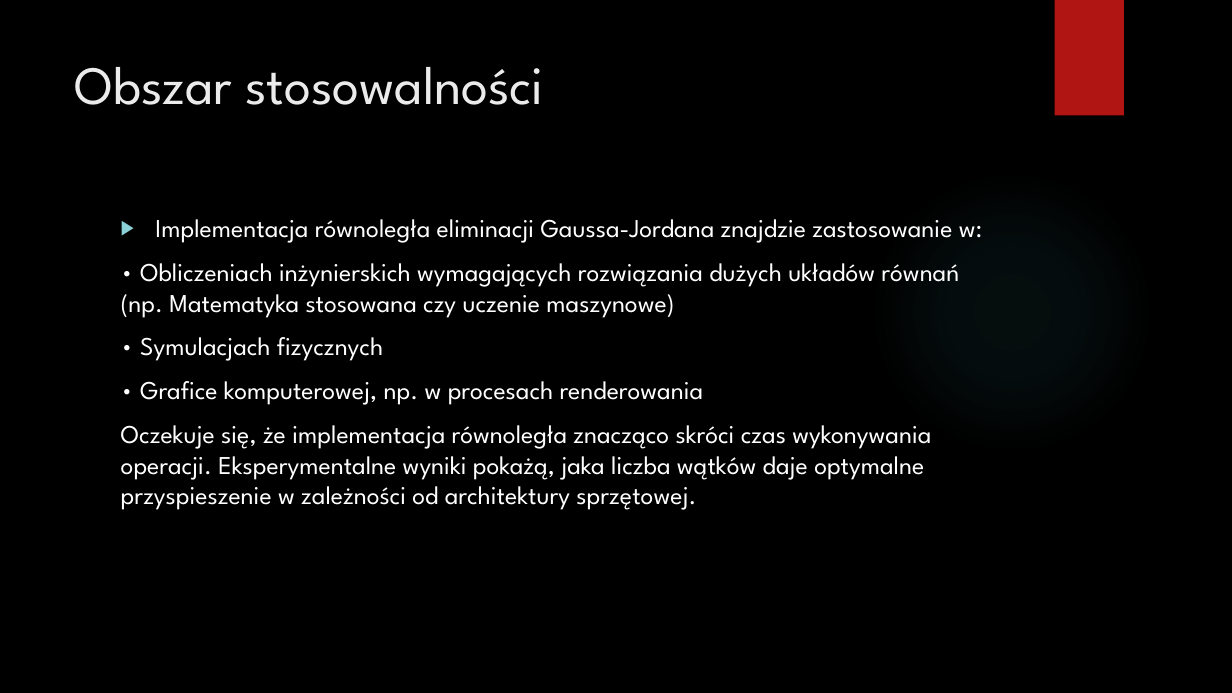
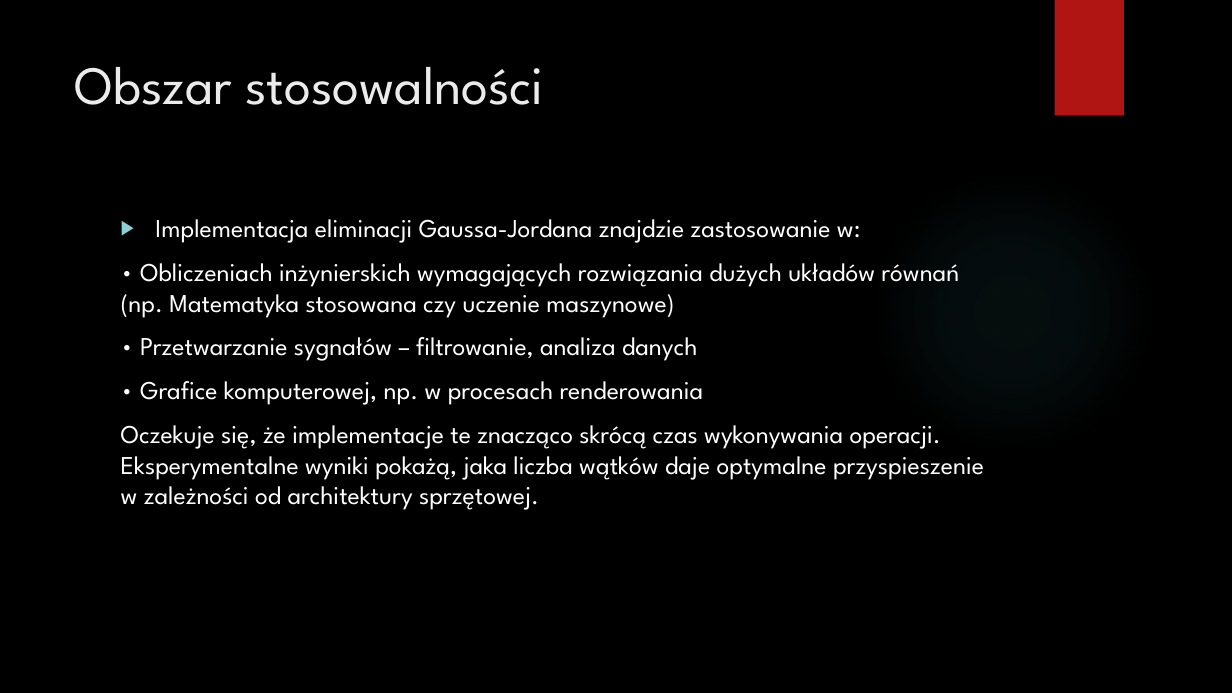
Before and after one commit to DawidGarncarek/Studia-Stopien-II, a slide deck: slide 4 of Semestr 2/Programowanie współbieżne i rozproszone/Projekt_wykład/Prezentacja_cz1.pptx (slide 3 before the commit). Drawn at 1232x693 pixels with LibreOffice and Linux fonts; fonts in the diff are those of the drawing; background and template pictures are left out. Boxes give left, top, right and bottom in pixels: in the first picture for what was removed or moved away, otherwise in the second. Text is boxed around its words. In the diff, an @@ line names an element or a change of style, - is before the commit and + after.

```diff
--- a/Semestr 2/Programowanie współbieżne i rozproszone/Projekt_wykład/Prezentacja_cz1.pptx
+++ b/Semestr 2/Programowanie współbieżne i rozproszone/Projekt_wykład/Prezentacja_cz1.pptx
@@ text at (155,219,860,243): text changed @@
-▶ Implementacja równoległa eliminacji Gaussa-Jordana znajdzie zastosowanie w:
+▶ Implementacja eliminacji Gaussa-Jordana znajdzie zastosowanie w:
@@ text at (140,337,697,361): text changed @@
-• Symulacjach fizycznych
+• Przetwarzanie sygnałów – filtrowanie, analiza danych
@@ text at (121,425,984,510): text changed @@
-Oczekuje się, że implementacja równoległa znacząco skróci czas wykonywania operacji. Eksperymentalne wyniki pokażą, jaka liczba wątków daje optymalne przyspieszenie w zależności od architektury sprzętowej.
+Oczekuje się, że implementacje te znacząco skrócą czas wykonywania operacji. Eksperymentalne wyniki pokażą, jaka liczba wątków daje optymalne przyspieszenie w zależności od architektury sprzętowej.
```
Also in this commit, not shown: 1 other slide changed, 1 slide added, 1 other file.
